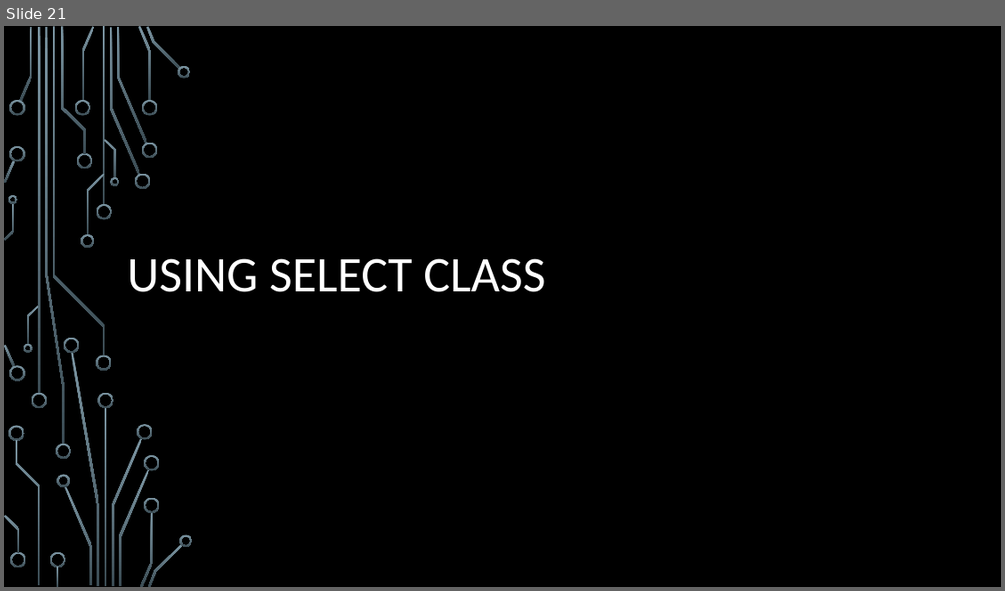
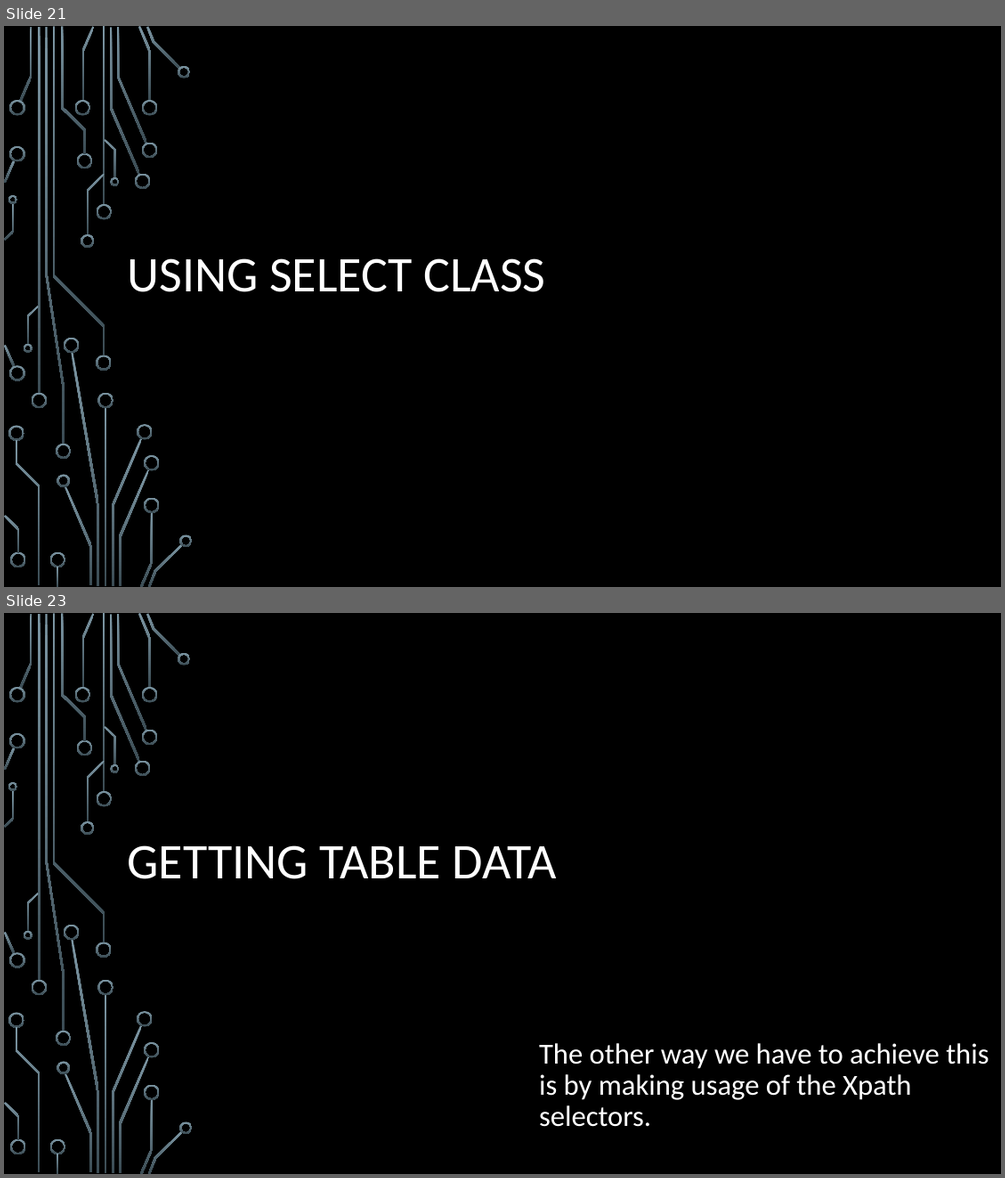
Before and after one commit to oskarCv/Selenium, a slide deck: Selenium/SeleniumFromScratch.pptx. Shown one above the other, each under a label of ours: slide 21 before the commit, slides 21 and 23 after it; the slides between them are not shown. The pictures are 1005x591 and 1005x1178 pixels, drawn with LibreOffice and Linux fonts; fonts in the diff are those of the drawing; background and template pictures are left out. Boxes give left, top, right and bottom in pixels: in the first picture for what was removed or moved away, otherwise in the second. Text is boxed around its words. In the diff, an @@ line names an element or a change of style, - is before the commit and + after.

Commit message:
edit: Added some content
added some other topics

```diff
--- a/Selenium/SeleniumFromScratch.pptx
+++ b/Selenium/SeleniumFromScratch.pptx
@@ slide 23 added at (x1=4, y1=613, x2=1001, y2=1174), background picture (left out); not listed: 54 template elements that a slide beside it also shows @@
@@ title added at (x1=127, y1=845, x2=557, y2=879), 48 pt, text #FFFFFF @@
+GETTING TABLE DATA
@@ text added at (x1=539, y1=1043, x2=988, y2=1127), 28 pt, text #FFFFFF @@
+The other way we have to achieve this is by making usage of the Xpath selectors.
```
Also in this commit, not shown: 1 slide changed, 16 other slides added.
